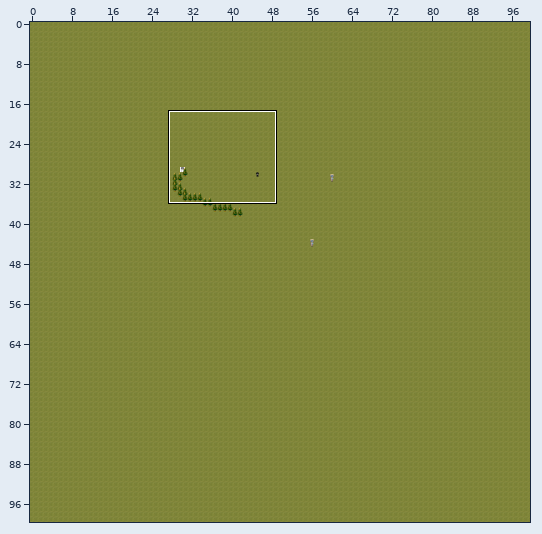
Level history. Tiled map: assets/levels/level0.tmx. Above: a wide view before the commit, with the close-up outlined.
Close-up. As it was:
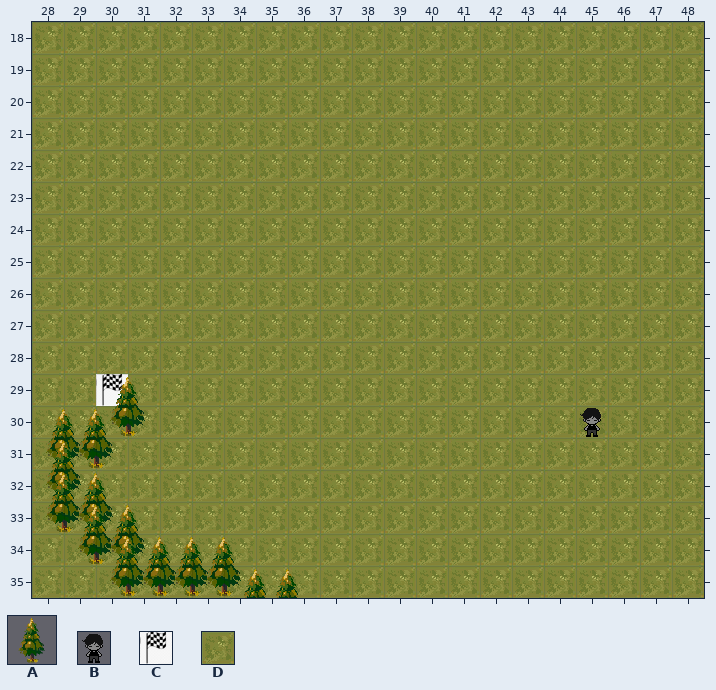
Cells are 32x32 px. Shown: x 28..48, y 18..35. The commit also changed other parts of the map, which this record leaves out.
Key: from "Objetos/Entidades": A 6 "tree-64x64", B 7 "main-front-idle", C 16 "finish"; from "terrain": D 97 "level2-floor-5".
_ is an empty cell, # one hidden under a higher layer.
Layer "terrain" before, first column x 28:
18 DDDDDDDDDDDDDDDDDDDDD
19 DDDDDDDDDDDDDDDDDDDDD
20 DDDDDDDDDDDDDDDDDDDDD
21 DDDDDDDDDDDDDDDDDDDDD
22 DDDDDDDDDDDDDDDDDDDDD
23 DDDDDDDDDDDDDDDDDDDDD
24 DDDDDDDDDDDDDDDDDDDDD
25 DDDDDDDDDDDDDDDDDDDDD
26 DDDDDDDDDDDDDDDDDDDDD
27 DDDDDDDDDDDDDDDDDDDDD
28 DDDDDDDDDDDDDDDDDDDDD
29 DD#DDDDDDDDDDDDDDDDDD
30 DDDDDDDDDDDDDDDDDDDDD
31 DDDDDDDDDDDDDDDDDDDDD
32 DDDDDDDDDDDDDDDDDDDDD
33 DDDDDDDDDDDDDDDDDDDDD
34 DDDDDDDDDDDDDDDDDDDDD
35 DDDDDDDDDDDDDDDDDDDDD
Layer "objects" before, first column x 28:
18 _____________________
19 _____________________
20 _____________________
21 _____________________
22 _____________________
23 _____________________
24 _____________________
25 _____________________
26 _____________________
27 _____________________
28 _____________________
29 __C__________________
30 __A______________B___
31 AA___________________
32 A____________________
33 AA___________________
34 _AA__________________
35 __AAAA_______________
The same view after the edit:
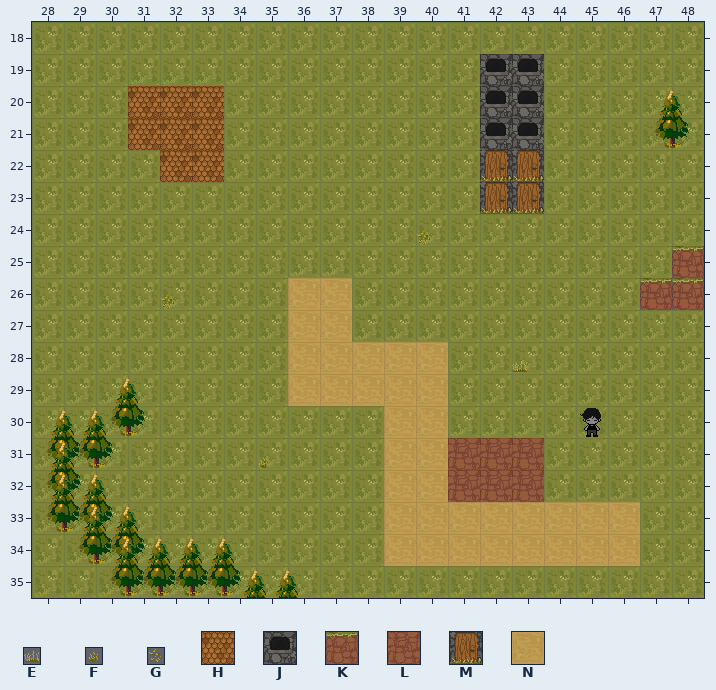
Further tiles: from "Objetos/Entidades": E 1 "grass1-16x16", F 2 "grass2-16x16", G 3 "grass3-16x16"; from "terrain": H 82 "roof-32x32", J 83 "open-window-32x32", K 86 "level2-dirt-textured-3", L 89 "level2-dirt-2", M 91 "closed-door-32x32", N 130 "level2-new-floor-sand1".
From old to new:
Layer "terrain":
y 19: x 42..43 DD -> JJ
y 20..21: x 31..33 DDD -> HHH; x 42..43 DD -> JJ
y 22: x 32..33 DD -> HH; x 42..43 DD -> MM
y 23: x 42..43 DD -> MM
y 25: x 48 D -> K
y 26: x 36..37 DD -> NN; x 47..48 DD -> KK
y 27: x 36..37 DD -> NN
y 28..29: x 36..40 DDDDD -> NNNNN
y 30: x 39..40 DD -> NN
y 31..32: x 39..43 DDDDD -> NNLLL
y 33..34: x 39..46 DDDDDDDD -> NNNNNNNN
Layer "objects":
y 21: x 47 _ -> A
y 24: x 40 _ -> G
y 26: x 32 _ -> G
y 28: x 43 _ -> E
y 29: x 30 C -> _
y 31: x 35 _ -> F
